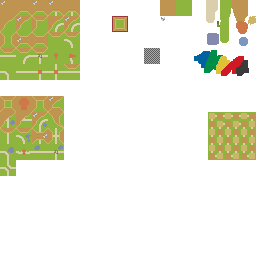
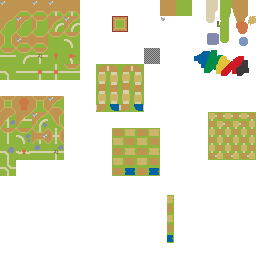
Layered file, before and after one edit (w=256, h=256). Changes by layer:
painted on "Background" over [96,64,223,243]
